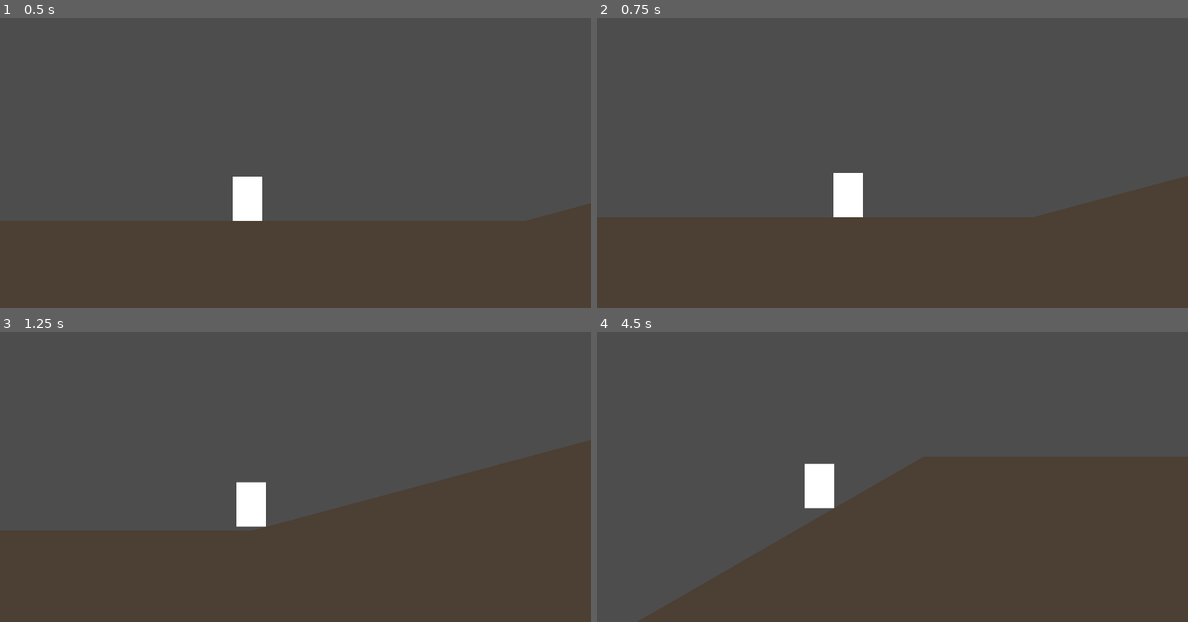
Above: before the commit, frames 1-4 (two rows, left to right).
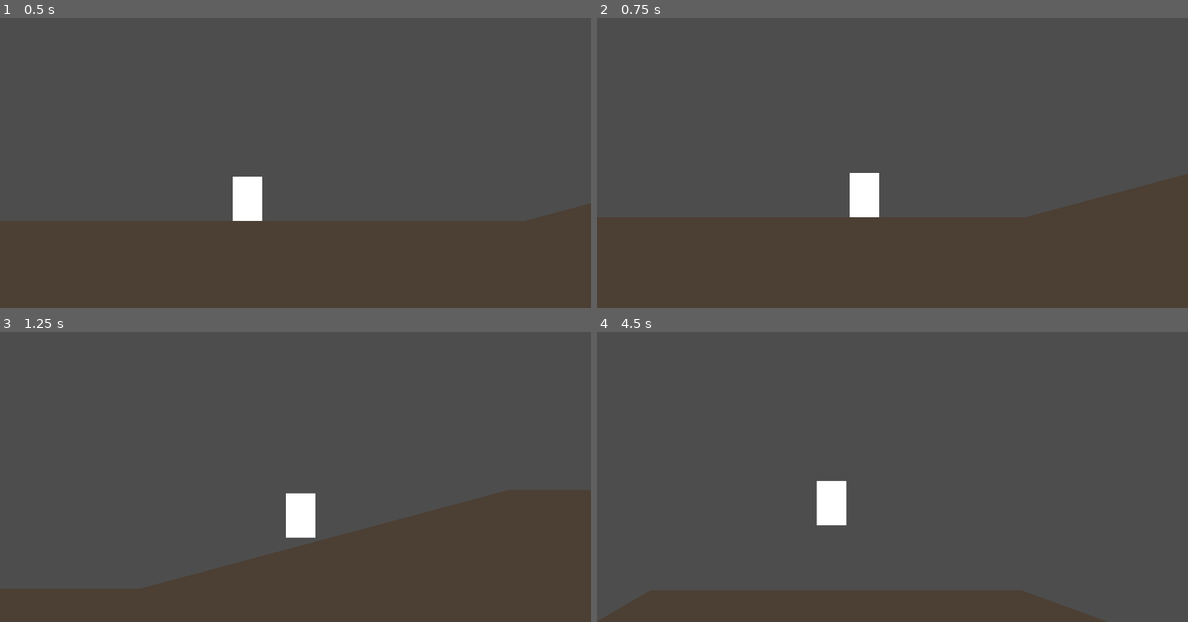
Above: after the commit, the same moments.

Repository: renatmannanov/ayda_run_game
Game: Godot game, scene res://scenes/main.tscn
The game is run twice, just before and just after one commit, with the same random seed, the same clock (stepped at 60 frames per second) and the same inputs.
Inputs:
- Up to frame 1 (0.5 s): no input
- Up to frame 2 (0.75 s): hold Shift (boost) from 0.53 s (still down)
- Up to frame 3 (1.25 s): keep holding Shift (boost); tap Space (jump) at 0.77, 0.8, 1.07 s
- Up to frame 4 (4.5 s): release Shift (boost) at 1.28 s; tap Space (jump) at 1.35, 1.52, 1.82, 2.3, 3.02, 3.32, 3.6, 3.77, 4.07 s; tap Shift (boost) at 1.55, 2.85, 4.35 s; hold S (brake) 2.03-2.78 s; hold Shift (boost) 2.03-2.78 s; hold S (brake) from 4.28 s (still down)

Frame 1 is identical in both runs. In frame 2, 1.0% of the frame differs, in the area x 40-100%, y 53-69%; in frame 3, 15%; in frame 4, 33%, in the area x 0-100%, y 43-100%.

Commit message:
Add boost, brake and jump controls
- Boost (Shift/D/→): +150 px/s with smooth acceleration
- Brake (S/↓): slows to base_speed on descent, half on flat
- Jump (Space/W/↑): with coyote time 0.1s
- Fix jump being overwritten by floor snap in same frame

Co-Authored-By: Claude Opus 4.6 (1M context) <noreply@anthropic.com>

Diff:
--- a/scripts/player/movement_controller.gd
+++ b/scripts/player/movement_controller.gd
@@ -1,22 +1,46 @@
 # movement_controller.gd
-# Компонент движения персонажа — автобег вправо с реакцией на рельеф
+# Компонент движения персонажа — автобег с газом, тормозом, прыжком и реакцией на рельеф
 class_name MovementController
 extends Node
 
 signal speed_changed(current_speed: float)
 signal slope_changed(slope_deg: float)
+signal jumped()
 
 ## Базовая скорость по ровному (px/s)
 @export var base_speed: float = 200.0
 ## Потолок скорости (px/s)
 @export var max_speed: float = 400.0
+## Ускорение при газе (px/s²)
+@export var acceleration: float = 600.0
+## Замедление без газа (px/s²)
+@export var deceleration: float = 400.0
+## Замедление при торможении (px/s²)
+@export var brake_deceleration: float = 800.0
+## Бонус скорости при газе (px/s)
+@export var boost_speed_bonus: float = 150.0
 ## Гравитация (px/s²)
 @export var gravity: float = 980.0
+## Скорость прыжка (px/s, вверх)
+@export var jump_velocity: float = -280.0
+## Coyote time — можно прыгнуть после отрыва от пола (сек)
+@export var coyote_time: float = 0.1
 
 # Текущая горизонтальная скорость
 var current_speed: float = 0.0
 # Текущий угол наклона (градусы, + подъём, - спуск)
 var current_slope_deg: float = 0.0
+# Газ зажат
+var is_boosting: bool = false
+# Тормоз зажат
+var is_braking: bool = false
+
+# Таймер coyote time
+var _coyote_timer: float = 0.0
+# Был ли на полу в прошлом кадре
+var _was_on_floor: bool = true
+# Прыжок начат в этом кадре (чтобы не перезаписать velocity.y)
+var _just_jumped: bool = false
 
 # Ссылка на CharacterBody2D (родитель)
 @onready var _body: CharacterBody2D = get_parent()
@@ -27,19 +51,37 @@
 
 
 func _physics_process(delta: float) -> void:
+	_read_input()
+	_update_coyote(delta)
 	_update_slope()
 	_update_speed(delta)
+	_handle_jump()
 	_apply_movement(delta)
+
+
+## Считываем ввод игрока
+func _read_input() -> void:
+	is_boosting = Input.is_action_pressed("boost")
+	is_braking = Input.is_action_pressed("brake")
+
+
+## Coyote time — разрешаем прыжок чуть после отрыва от пола
+func _update_coyote(delta: float) -> void:
+	if _body.is_on_floor():
+		_coyote_timer = coyote_time
+		_was_on_floor = true
+	else:
+		if _was_on_floor:
+			_was_on_floor = false
+		_coyote_timer -= delta
 
 
 ## Определяем угол наклона поверхности под ногами
 func _update_slope() -> void:
 	if _body.is_on_floor():
 		var floor_normal := _body.get_floor_normal()
-		# Угол между нормалью пола и вертикалью
-		# Положительный = подъём (бежим вверх), отрицательный = спуск
 		current_slope_deg = rad_to_deg(floor_normal.angle_to(Vector2.UP))
-		# Знак: если нормаль наклонена влево (мы бежим вправо вверх) — подъём
+		# Знак: нормаль влево = подъём, вправо = спуск
 		if floor_normal.x < 0.0:
 			current_slope_deg = abs(current_slope_deg)
 		else:
@@ -49,43 +91,73 @@
 		current_slope_deg = 0.0
 
 
-## Меняем скорость в зависимости от рельефа
+## Меняем скорость: рельеф + газ/тормоз
 func _update_speed(delta: float) -> void:
 	var target_speed: float
 
 	if current_slope_deg > 0.5:
 		# Подъём: замедляемся пропорционально углу
 		target_speed = base_speed * (1.0 - current_slope_deg / 90.0)
-		target_speed = maxf(target_speed, 20.0)  # минимум чтобы не встать
+		target_speed = maxf(target_speed, 20.0)
 	elif current_slope_deg < -0.5:
 		# Спуск: ускоряемся
 		target_speed = base_speed + abs(current_slope_deg) * 3.0
 	else:
-		# Ровный участок
+		# Ровный
 		target_speed = base_speed
+
+	# Газ — добавляет к целевой скорости
+	if is_boosting:
+		target_speed += boost_speed_bonus
 
 	target_speed = clampf(target_speed, 0.0, max_speed)
 
-	# Плавный переход к целевой скорости
-	if current_speed < target_speed:
-		current_speed = move_toward(current_speed, target_speed, 300.0 * delta)
+	# Тормоз — снижаем целевую скорость
+	if is_braking:
+		if current_slope_deg < -0.5:
+			# На спуске: ограничиваем до base_speed
+			target_speed = minf(target_speed, base_speed)
+		else:
+			# На ровном/подъёме: тормозим до половины base_speed
+			target_speed = minf(target_speed, base_speed * 0.5)
+
+	# Переход к целевой скорости
+	if is_braking:
+		current_speed = move_toward(current_speed, target_speed, brake_deceleration * delta)
+	elif current_speed < target_speed:
+		current_speed = move_toward(current_speed, target_speed, acceleration * delta)
 	else:
-		current_speed = move_toward(current_speed, target_speed, 200.0 * delta)
+		current_speed = move_toward(current_speed, target_speed, deceleration * delta)
+
+
+## Прыжок
+func _handle_jump() -> void:
+	_just_jumped = false
+	if Input.is_action_just_pressed("jump") and _coyote_timer > 0.0:
+		_body.velocity.y = jump_velocity
+		_coyote_timer = 0.0
+		_just_jumped = true
+		jumped.emit()
 
 
 ## Применяем движение к CharacterBody2D
 func _apply_movement(delta: float) -> void:
+	# Если только что прыгнули — не трогаем velocity.y
+	if _just_jumped:
+		_body.velocity.x = current_speed
+		_body.move_and_slide()
+		speed_changed.emit(current_speed)
+		return
+
 	# Гравитация
 	if not _body.is_on_floor():
 		_body.velocity.y += gravity * delta
 	else:
-		# Не обнуляем полностью — небольшое давление вниз для стабильного прилипания
 		_body.velocity.y = 10.0
 
 	# Движение вдоль поверхности
 	if _body.is_on_floor():
 		var floor_normal := _body.get_floor_normal()
-		# Направление вдоль пола (перпендикулярно нормали, вправо)
 		var move_dir := Vector2(-floor_normal.y, floor_normal.x)
 		if move_dir.x < 0.0:
 			move_dir = -move_dir
